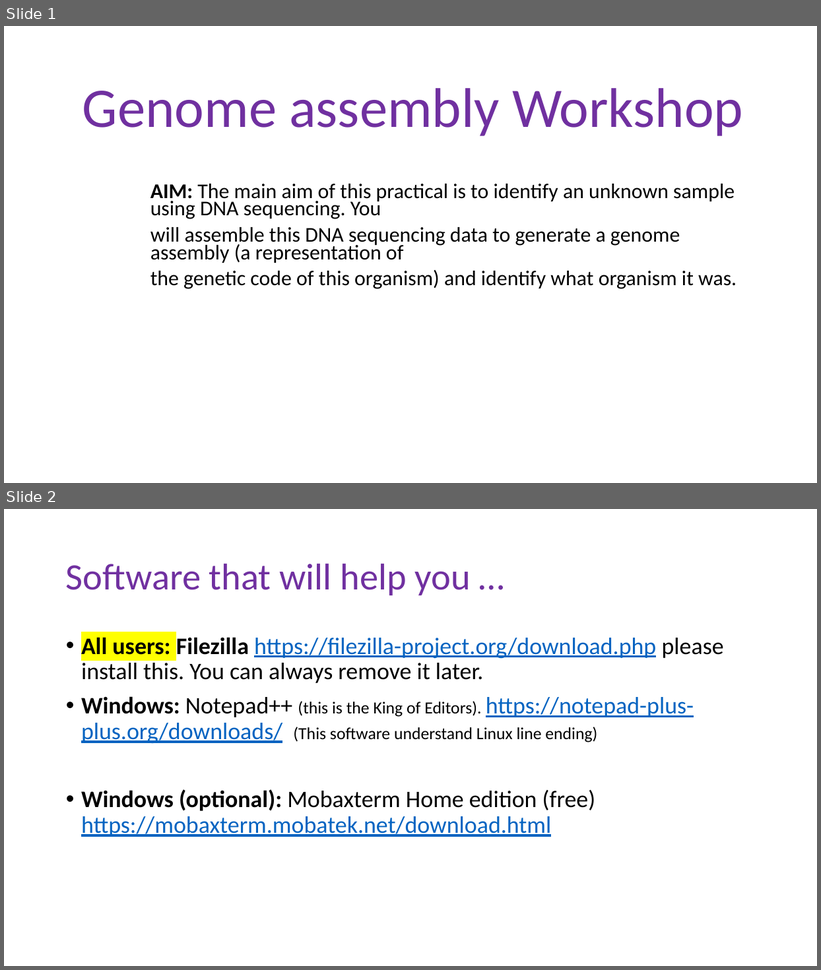
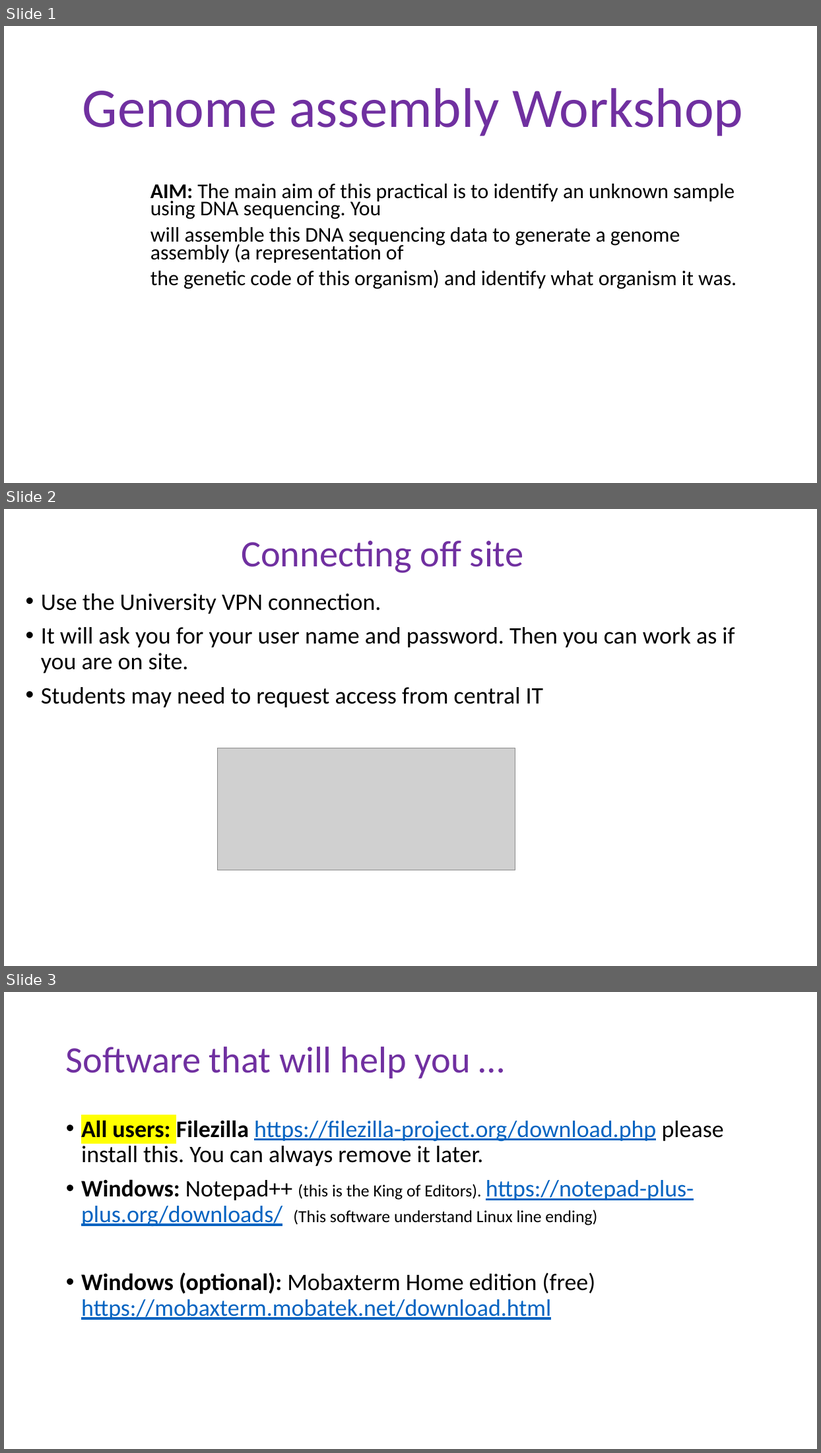
Before and after one commit to peterthorpe5/Msc_Digital_Health, a slide deck: Getting_started.pptx. Shown one above the other, each under a label of ours: slides 1 and 2 before the commit, slides 1, 2 and 3 after it. The pictures are 821x970 and 821x1453 pixels, drawn with LibreOffice and Linux fonts; fonts in the diff are those of the drawing; grey boxes stand for pictures. Boxes give left, top, right and bottom in pixels: in the first picture for what was removed or moved away, otherwise in the second. Text is boxed around its words. In the diff, an @@ line names an element or a change of style, - is before the commit and + after.

Commit message:
final version

```diff
--- a/Getting_started.pptx
+++ b/Getting_started.pptx
@@ slide 2 added at bbox=[4, 509, 817, 966], background #FFFFFF @@
@@ title added at bbox=[241, 541, 523, 573], 44 pt, text #7030A0 @@
+Connecting off site
@@ text added at bbox=[41, 593, 735, 708], 28 pt, text #000000 @@
+• Use the University VPN connection.
+• It will ask you for your user name and password. Then you can work as if you are on site.
+• Students may need to request access from central IT
@@ picture added at bbox=[217, 748, 516, 870] @@
@@ what was slide 2 is now slide 3 @@
```
